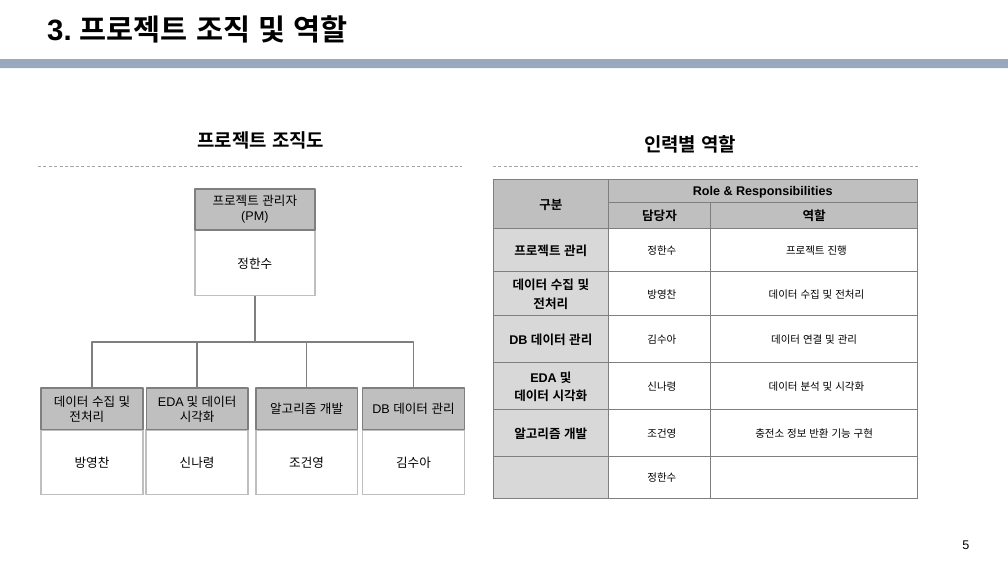
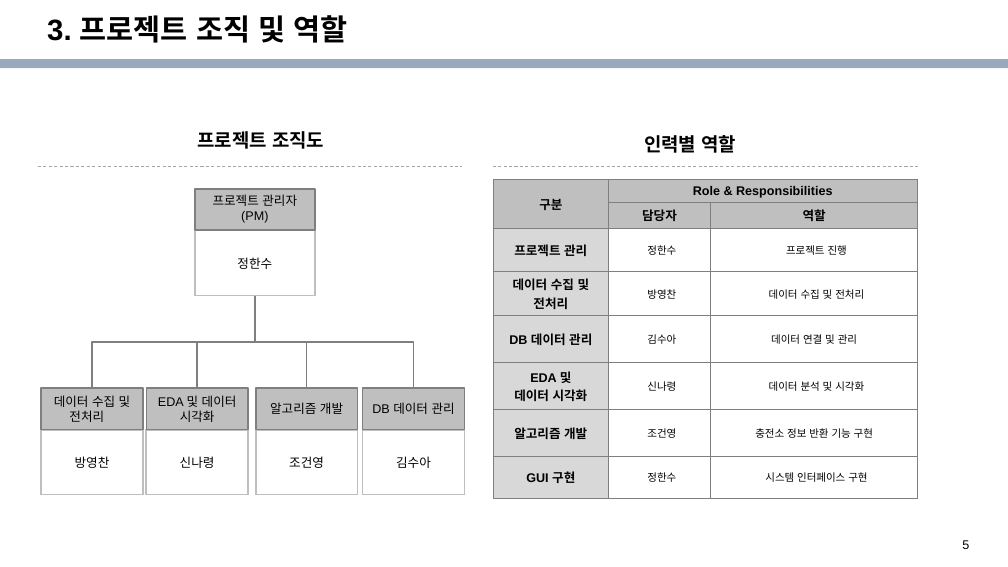
Before and after one commit to knudatascientists/Team3_stair, a slide deck: slide 5 of 제출물/3조 프로젝트 계획서(전기차).pptx. Drawn at 1008x567 pixels with LibreOffice and Linux fonts; fonts in the diff are those of the drawing; background and template pictures are left out. Boxes give left, top, right and bottom in pixels: in the first picture for what was removed or moved away, otherwise in the second. Text is boxed around its words. In the diff, an @@ line names an element or a change of style, - is before the commit and + after.

```diff
--- a/제출물/3조 프로젝트 계획서(전기차).pptx
+++ b/제출물/3조 프로젝트 계획서(전기차).pptx
@@ table at (494,180,918,487) @@
-row 8, column 1: 
+row 8, column 1: GUI 구현
-row 8, column 3: 
+row 8, column 3: 시스템 인터페이스 구현
```
Also in this commit, not shown: 7 other slides changed, 2 slides added, 5 other files.
